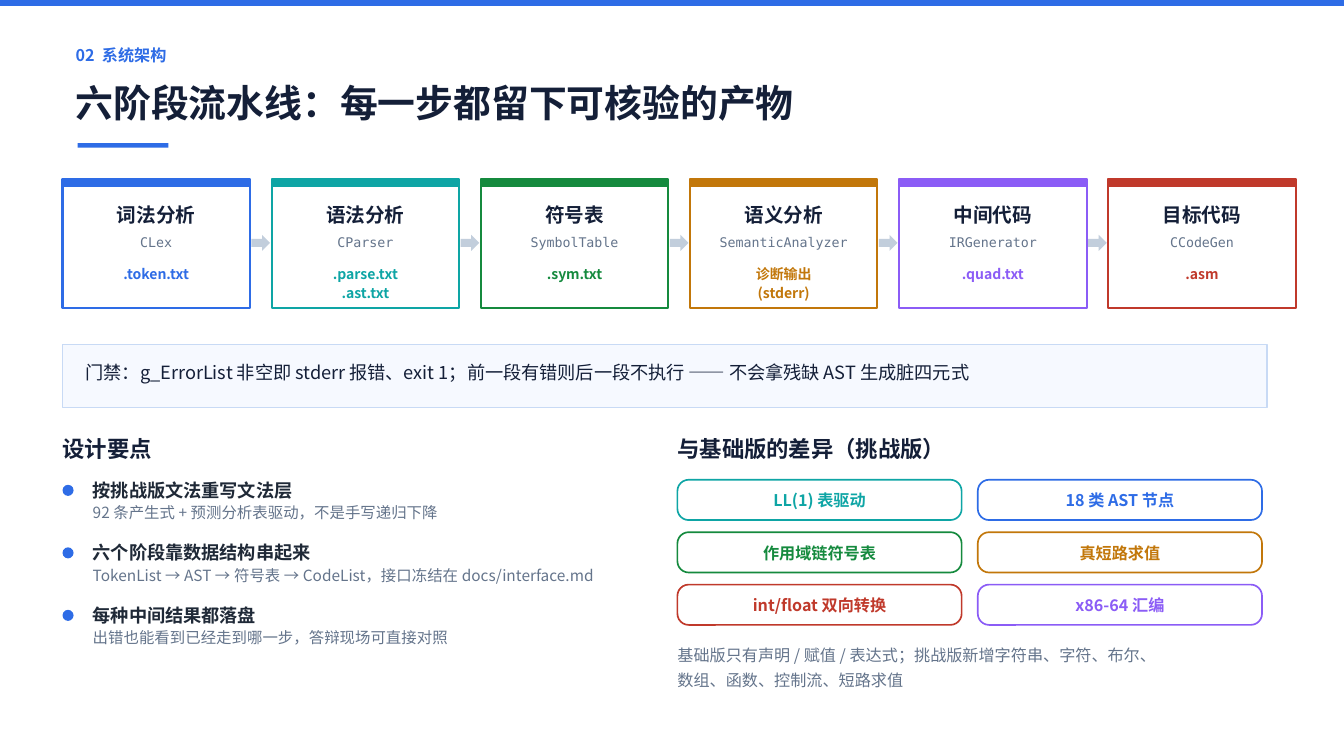
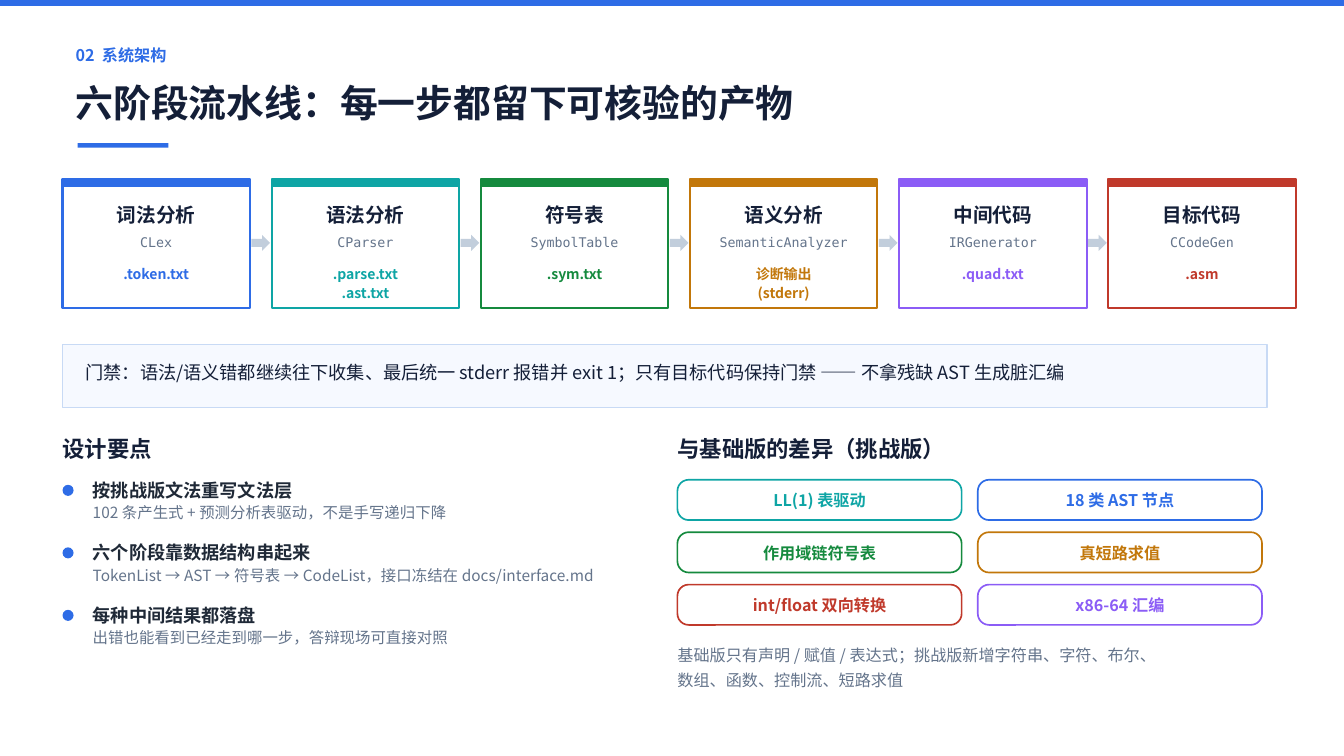
Before and after one commit to 9527-qincheng/MiniCCompiler, a slide deck: slide 3 of docs/MiniC编译器_答辩演示.pptx. Drawn at 1344x756 pixels with LibreOffice and Linux fonts; fonts in the diff are those of the drawing. Boxes give left, top, right and bottom in pixels: in the first picture for what was removed or moved away, otherwise in the second. Text is boxed around its words. In the diff, an @@ line names an element or a change of style, - is before the commit and + after.

```diff
--- a/docs/MiniC编译器_答辩演示.pptx
+++ b/docs/MiniC编译器_答辩演示.pptx
@@ text at bbox=[86, 363, 1065, 383]: text changed @@
-门禁：g_ErrorList 非空即 stderr 报错、exit 1；前一段有错则后一段不执行 —— 不会拿残缺 AST 生成脏四元式
+门禁：语法/语义错都继续往下收集、最后统一 stderr 报错并 exit 1；只有目标代码保持门禁 —— 不拿残缺 AST 生成脏汇编
@@ text at bbox=[93, 505, 446, 520]: text changed @@
-92 条产生式 + 预测分析表驱动，不是手写递归下降
+102 条产生式 + 预测分析表驱动，不是手写递归下降
```
Also in this commit, not shown: 5 other slides changed, 5 other files.
